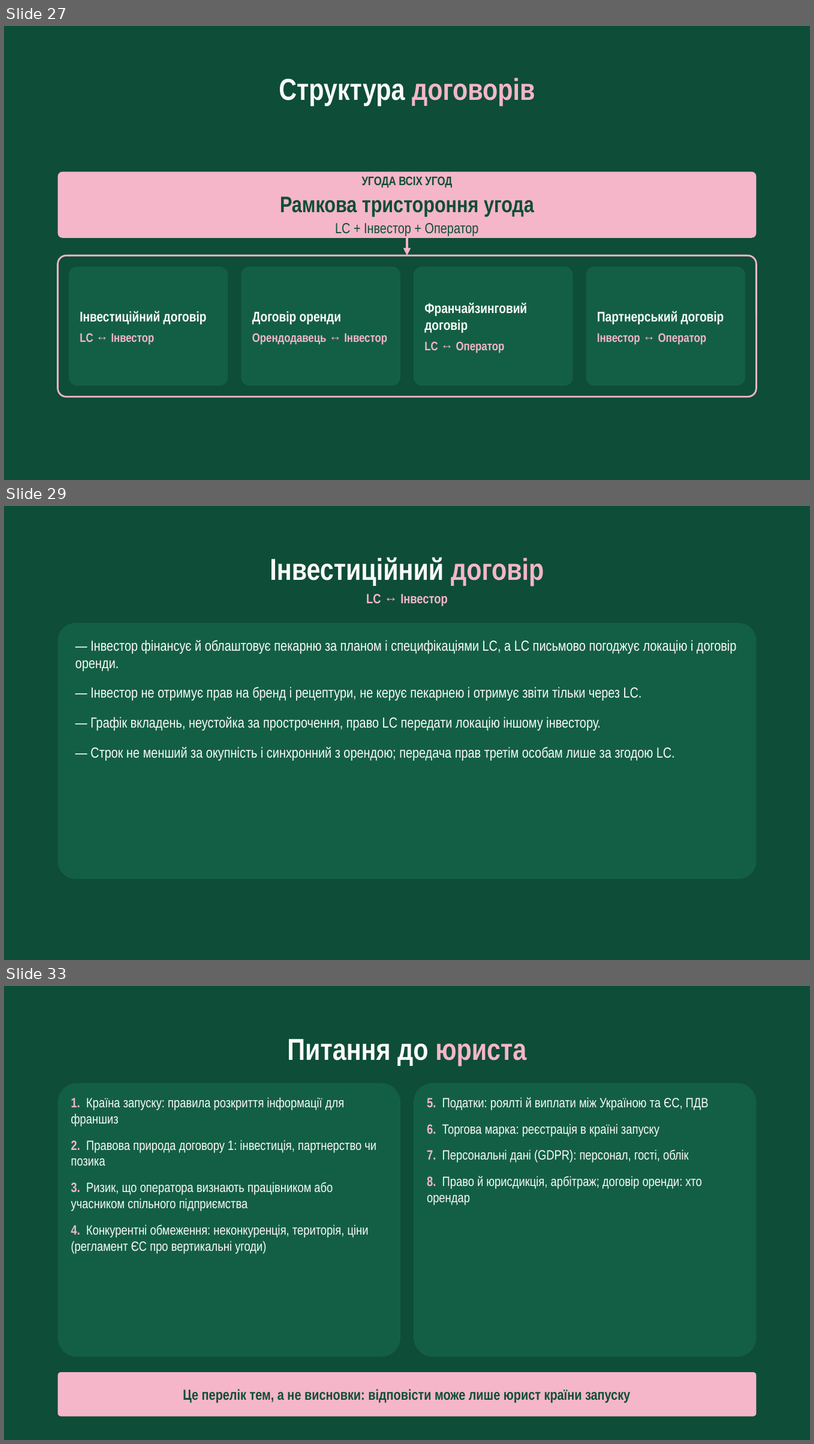
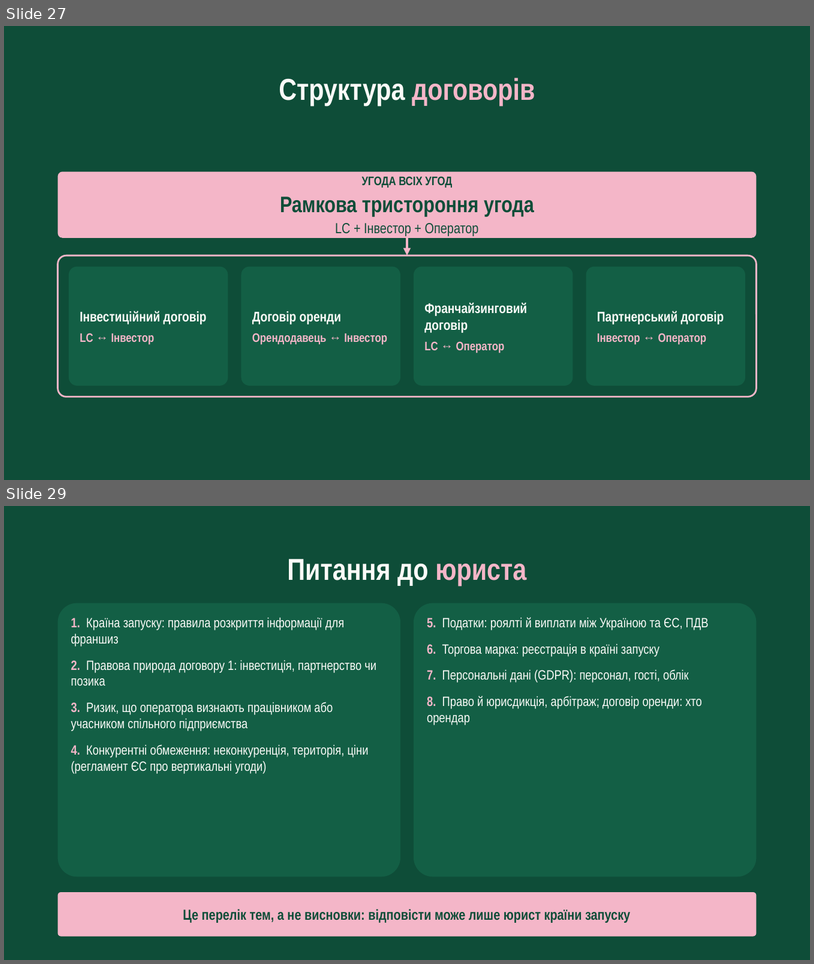
Before and after one commit to denfidiriv-cmyk/xcrypto, a slide deck: presentation_with_contract.pptx. Shown one above the other, each under a label of ours: slides 27, 29 and 33 before the commit, slides 27 and 29 after it; the slides between them are not shown. The pictures are 814x1444 and 814x964 pixels, drawn with LibreOffice and Linux fonts; fonts in the diff are those of the drawing. Boxes give left, top, right and bottom in pixels: in the first picture for what was removed or moved away, otherwise in the second. Text is boxed around its words. In the diff, an @@ line names an element or a change of style, - is before the commit and + after.

```diff
--- a/presentation_with_contract.pptx
+++ b/presentation_with_contract.pptx
@@ slide 29 removed at (x1=4, y1=506, x2=810, y2=960), background #0E4D38 @@
@@ text removed at (x1=270, y1=557, x2=544, y2=586) @@
-Інвестиційний договір
@@ text removed at (x1=366, y1=594, x2=447, y2=606) @@
-LC ↔ Інвестор
@@ rounded rectangle removed at (x1=57, y1=623, x2=756, y2=879) @@
@@ text removed at (x1=75, y1=640, x2=737, y2=760) @@
-— Інвестор фінансує й облаштовує пекарню за планом і специфікаціями LC, а LC письмово погоджує локацію і договір оренди.
-— Інвестор не отримує прав на бренд і рецептури, не керує пекарнею і отримує звіти тільки через LC.
-— Графік вкладень, неустойка за прострочення, право LC передати локацію іншому інвестору.
-— Строк не менший за окупність і синхронний з орендою; передача прав третім особам лише за згодою LC.
@@ what was slide 33 is now slide 29 @@
```
Also in this commit, not shown: 1 slide added, 4 other slides removed.
